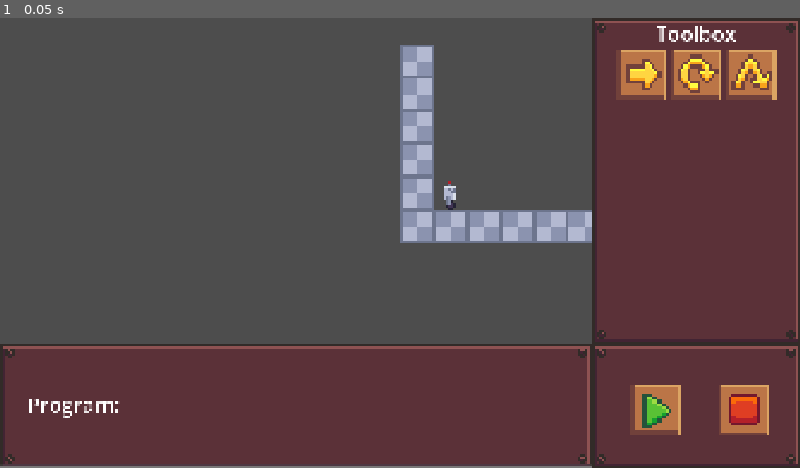
Above: before the commit, frame 1.
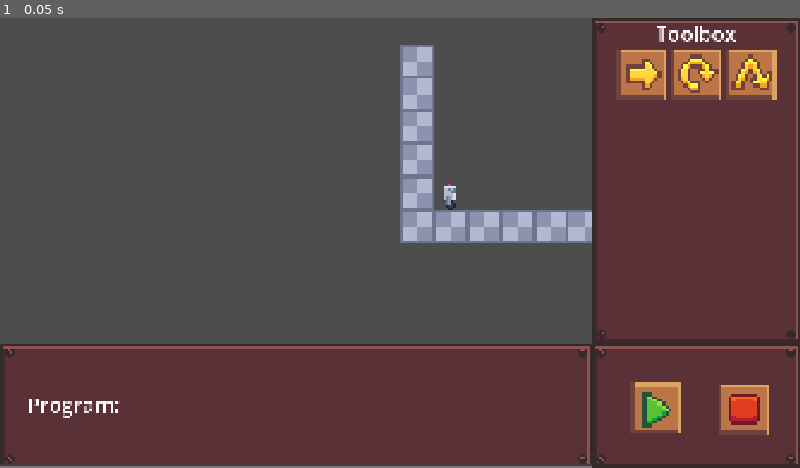
Above: after the commit, the same moment.

Repository: ricardobusta/gmtk-2025
Game: Godot game, scene res://scenes/game.tscn
The game is run twice, just before and just after one commit, with the same random seed, the same clock (stepped at 60 frames per second) and the same inputs.
Inputs:
- Up to frame 1 (0.05 s): no input

The runs differ from the first frame. In frame 1, 0.1% of the frame differs, in the area x 79-96%, y 80-93%.

Commit message:
Use enum for commands

Diff:
--- a/loop-robot/scenes/game.tscn
+++ b/loop-robot/scenes/game.tscn
@@ -1,5 +1,6 @@
-[gd_scene load_steps=17 format=4 uid="uid://fk34b1turgan"]
-
+[gd_scene load_steps=18 format=4 uid="uid://fk34b1turgan"]
+
+[ext_resource type="Script" uid="uid://b7sto4iec7u5u" path="res://scripts/game_controller.gd" id="1_dinhu"]
 [ext_resource type="Texture2D" uid="uid://cyg8wevfl4svr" path="res://textures/tile_map_atlas.png" id="1_uwrxv"]
 [ext_resource type="Texture2D" uid="uid://cinpnrr513wr2" path="res://sprites/robot.tres" id="2_yqjtg"]
 [ext_resource type="Texture2D" uid="uid://bq55lgedbtdt6" path="res://sprites/tool_panel.tres" id="3_gee14"]
@@ -30,6 +31,9 @@
 
 [node name="Root" type="Node"]
 
+[node name="GameController" type="Node" parent="."]
+script = ExtResource("1_dinhu")
+
 [node name="World" type="Node2D" parent="."]
 scale = Vector2(1, 0.996736)
 
@@ -125,6 +129,7 @@
 texture = ExtResource("3_lbhrr")
 expand_mode = 4
 script = ExtResource("4_lbhrr")
+command = 1
 
 [node name="FlipCommand" type="TextureRect" parent="CanvasLayer/UI/ToolsScrollContainer/VBoxContainer/GridContainer"]
 layout_mode = 2
@@ -133,6 +138,7 @@
 texture = ExtResource("6_u5sy4")
 expand_mode = 4
 script = ExtResource("4_lbhrr")
+command = 2
 
 [node name="JumpCommand" type="TextureRect" parent="CanvasLayer/UI/ToolsScrollContainer/VBoxContainer/GridContainer"]
 layout_mode = 2
@@ -141,6 +147,7 @@
 texture = ExtResource("7_gee14")
 expand_mode = 4
 script = ExtResource("4_lbhrr")
+command = 3
 
 [node name="ProgramBackground" type="NinePatchRect" parent="CanvasLayer/UI"]
 layout_mode = 2
@@ -218,46 +225,17 @@
 [node name="PlayButton" type="TextureButton" parent="CanvasLayer/UI"]
 layout_mode = 0
 offset_left = 1513.0
-offset_top = 878.0
+offset_top = 876.0
 offset_right = 1633.0
-offset_bottom = 998.0
+offset_bottom = 996.0
 texture_normal = ExtResource("10_kvpfn")
 stretch_mode = 0
 
 [node name="StopButton" type="TextureButton" parent="CanvasLayer/UI"]
 layout_mode = 0
 offset_left = 1725.0
-offset_top = 879.0
+offset_top = 877.0
 offset_right = 1845.0
-offset_bottom = 999.0
+offset_bottom = 997.0
 texture_normal = ExtResource("11_dinhu")
 stretch_mode = 0
-
-[node name="MoveCommand" type="TextureRect" parent="."]
-size_flags_horizontal = 3
-size_flags_vertical = 3
-texture = ExtResource("3_lbhrr")
-expand_mode = 4
-script = ExtResource("4_lbhrr")
-
-[node name="MoveCommand" type="TextureRect" parent="MoveCommand"]
-layout_mode = 0
-size_flags_horizontal = 3
-size_flags_vertical = 3
-texture = ExtResource("3_lbhrr")
-expand_mode = 4
-script = ExtResource("4_lbhrr")
-
-[node name="MoveCommand2" type="TextureRect" parent="."]
-size_flags_horizontal = 3
-size_flags_vertical = 3
-texture = ExtResource("3_lbhrr")
-expand_mode = 4
-script = ExtResource("4_lbhrr")
-
-[node name="MoveCommand3" type="TextureRect" parent="."]
-size_flags_horizontal = 3
-size_flags_vertical = 3
-texture = ExtResource("3_lbhrr")
-expand_mode = 4
-script = ExtResource("4_lbhrr")
--- /dev/null
+++ b/loop-robot/scripts/game_controller.gd
@@ -0,0 +1,26 @@
+extends Node
+
+@onready var play_button: BaseButton = $"../CanvasLayer/UI/PlayButton"
+@onready var stop_button: BaseButton = $"../CanvasLayer/UI/StopButton"
+@onready var robot = $"../World/CharacterBody2D"
+@onready var map = $"../World/TileMapLayer"
+@onready var program_container = $"../CanvasLayer/UI/ProgramScrollContainer/PanelContainer/HBoxContainer"
+
+func _ready() -> void:
+	play_button.button_down.connect(on_play_button_clicked)
+
+func on_play_button_clicked() -> void:
+	print("Play")
+	var commands = get_program_commands()
+	for c in commands:
+		print(c)
+
+func get_program_commands() -> Array:
+	var result := []
+
+	for child in program_container.get_children():
+		if child is ProgramTile:
+			var tile: ProgramTile = child
+			result.append(ProgramCommands.Command.keys()[tile.command])
+
+	return result
--- a/loop-robot/scripts/program_button.gd
+++ b/loop-robot/scripts/program_button.gd
@@ -2,7 +2,7 @@
 
 class_name ProgramButton
 
-@export var command: String = "default"
+@export var command: ProgramCommands.Command = ProgramCommands.Command.NONE
 
 func _get_drag_data(at_position: Vector2) -> Variant:
 	var data = {
--- /dev/null
+++ b/loop-robot/scripts/program_commands.gd
@@ -0,0 +1,8 @@
+class_name ProgramCommands
+
+enum Command {
+	NONE=0,
+	MOVE=1,
+	FLIP=2,
+	JUMP=3
+}
--- a/loop-robot/scripts/program_tile.gd
+++ b/loop-robot/scripts/program_tile.gd
@@ -2,7 +2,7 @@
 
 class_name ProgramTile
 
-var command: String = "default"
+var command: ProgramCommands.Command = ProgramCommands.Command.NONE
 
 func _get_drag_data(at_position: Vector2) -> Variant:
 	var data = {
Not shown, added: loop-robot/scripts/game_controller.gd.uid
Not shown, added: loop-robot/scripts/program_commands.gd.uid
